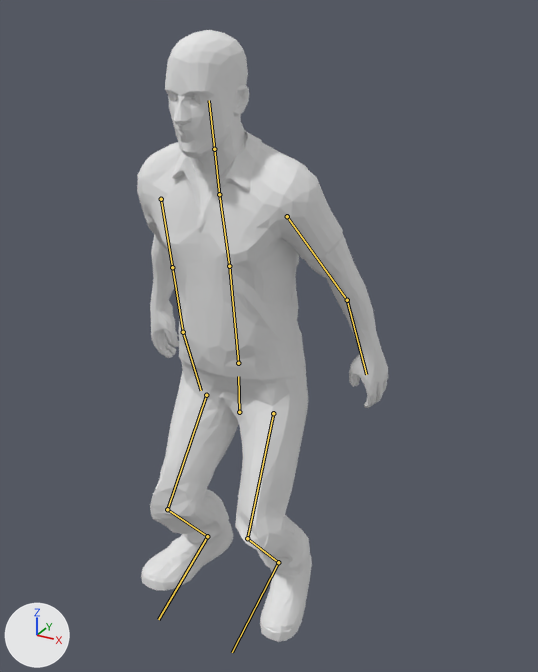
The glTF model site/oyun/assets/ismet-rigged.glb: old version first, new version second.
The view is the same before and after, from a camera (50 mm lens) standing at (0.563, -0.899, 0.45) and looking at (0.031, 0.068, -0.034). Every picture has the same lights, and +X, +Y and +Z are marked at lower left. The older version comes first. Both versions are drawn at frame 25 of the action 'JumpCycle'; the numbers are the values there. The bones that change, and the others that lie on the model, are drawn over the model as lines.

The first picture shows 'Ismet'.
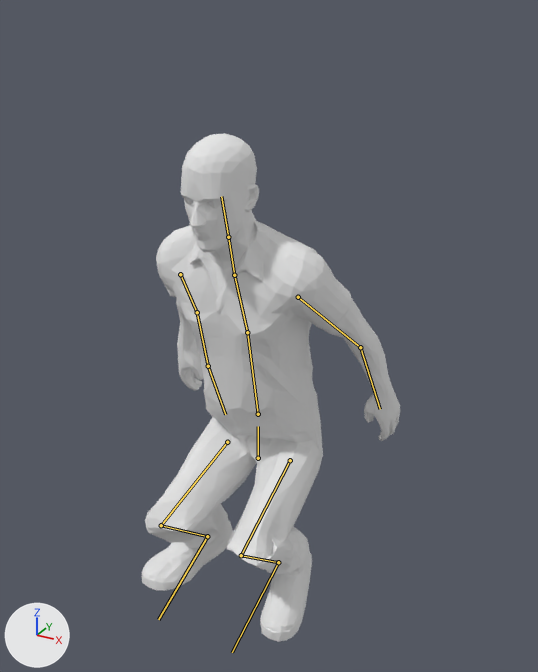
Diff of the bpy script that builds the scene:
```diff
--- a/site/oyun/assets/ismet-rigged.glb.py
+++ b/site/oyun/assets/ismet-rigged.glb.py
@@ bone_hips @@
 bone_hips = bpy.data.objects['IsmetRig'].pose.bones['hips']
-bone_hips.location = (0.0, -0.071, -0.024)
+bone_hips.location = (0.0, -0.196, -0.086)
@@ bone_spine @@
 bone_spine = bpy.data.objects['IsmetRig'].pose.bones['spine']  # child of 'hips'
-bone_spine.rotation_quaternion = (0.998, 0.06, 0.0, 0.0)  # degrees (7, 0, 0)
+bone_spine.rotation_quaternion = (0.995, 0.096, 0.0, 0.0)  # degrees (11, 0, 0)
@@ bone_chest @@
 bone_chest = bpy.data.objects['IsmetRig'].pose.bones['chest']  # child of 'spine'
-bone_chest.rotation_quaternion = (0.999, 0.04, 0.0, 0.0)  # degrees (5, 0, 0)
+bone_chest.rotation_quaternion = (0.998, 0.064, 0.0, 0.0)  # degrees (7, 0, 0)
@@ bone_neck @@
 bone_neck = bpy.data.objects['IsmetRig'].pose.bones['neck']  # child of 'chest'
-bone_neck.rotation_quaternion = (1.0, -0.025, 0.0, 0.0)  # degrees (-3, 0, 0)
+bone_neck.rotation_quaternion = (0.999, -0.04, 0.0, 0.0)  # degrees (-5, 0, 0)
@@ bone_upper_arm_l @@
 bone_upper_arm_l = bpy.data.objects['IsmetRig'].pose.bones['upper_arm.L']  # child of 'chest'
-bone_upper_arm_l.rotation_quaternion = (0.982, 0.171, 0.058, 0.055)  # degrees (20, 5, 7)
+bone_upper_arm_l.rotation_quaternion = (0.971, 0.215, 0.073, 0.07)  # degrees (26, 6, 10)
@@ bone_forearm_l @@
 bone_forearm_l = bpy.data.objects['IsmetRig'].pose.bones['forearm.L']  # child of 'upper_arm.L'
-bone_forearm_l.rotation_quaternion = (0.992, -0.122, -0.016, -0.016)  # degrees (-14, -2, -2)
+bone_forearm_l.rotation_quaternion = (0.98, -0.195, -0.026, -0.026)  # degrees (-22, -4, -2)
@@ bone_upper_arm_r @@
 bone_upper_arm_r = bpy.data.objects['IsmetRig'].pose.bones['upper_arm.R']  # child of 'chest'
-bone_upper_arm_r.rotation_quaternion = (0.982, 0.171, -0.058, -0.055)  # degrees (20, -5, -7)
+bone_upper_arm_r.rotation_quaternion = (0.971, 0.215, -0.073, -0.07)  # degrees (26, -6, -10)
@@ bone_forearm_r @@
 bone_forearm_r = bpy.data.objects['IsmetRig'].pose.bones['forearm.R']  # child of 'upper_arm.R'
-bone_forearm_r.rotation_quaternion = (0.992, -0.122, 0.016, 0.016)  # degrees (-14, 2, 2)
+bone_forearm_r.rotation_quaternion = (0.98, -0.195, 0.026, 0.026)  # degrees (-22, 4, 2)
@@ bone_thigh_l @@
 bone_thigh_l = bpy.data.objects['IsmetRig'].pose.bones['thigh.L']  # child of 'hips'
-bone_thigh_l.rotation_quaternion = (0.955, -0.294, -0.019, -0.019)  # degrees (-34, -3, -1)
+bone_thigh_l.rotation_quaternion = (0.802, -0.595, -0.039, -0.038)  # degrees (-73, -6, -1)
@@ bone_shin_l @@
 bone_shin_l = bpy.data.objects['IsmetRig'].pose.bones['shin.L']  # child of 'thigh.L'
-bone_shin_l.rotation_quaternion = (0.831, 0.556, -0.01, -0.009)  # degrees (68, 0, -1)
+bone_shin_l.rotation_quaternion = (0.532, 0.847, -0.015, -0.013)  # degrees (116, 0, -2)
@@ bone_foot_l @@
 bone_foot_l = bpy.data.objects['IsmetRig'].pose.bones['foot.L']  # child of 'shin.L'
-bone_foot_l.rotation_quaternion = (0.958, -0.286, 0.0, 0.0)  # degrees (-33, 0, 0)
+bone_foot_l.rotation_quaternion = (0.932, -0.362, 0.0, 0.0)  # degrees (-42, 0, 0)
@@ bone_thigh_r @@
 bone_thigh_r = bpy.data.objects['IsmetRig'].pose.bones['thigh.R']  # child of 'hips'
-bone_thigh_r.rotation_quaternion = (0.955, -0.294, 0.019, 0.019)  # degrees (-34, 3, 1)
+bone_thigh_r.rotation_quaternion = (0.802, -0.595, 0.039, 0.038)  # degrees (-73, 6, 1)
@@ bone_shin_r @@
 bone_shin_r = bpy.data.objects['IsmetRig'].pose.bones['shin.R']  # child of 'thigh.R'
-bone_shin_r.rotation_quaternion = (0.831, 0.556, 0.01, 0.009)  # degrees (68, 0, 1)
+bone_shin_r.rotation_quaternion = (0.532, 0.847, 0.015, 0.013)  # degrees (116, 0, 2)
@@ bone_foot_r @@
 bone_foot_r = bpy.data.objects['IsmetRig'].pose.bones['foot.R']  # child of 'shin.R'
-bone_foot_r.rotation_quaternion = (0.958, -0.286, 0.0, 0.0)  # degrees (-33, 0, 0)
+bone_foot_r.rotation_quaternion = (0.932, -0.362, 0.0, 0.0)  # degrees (-42, 0, 0)
```

What differs and where, as boxes [x1, y1, x2, y2] in the pictures (538 x 672 px):
'Ismet', posed (17% shorter)
    before: [137, 30, 388, 642]
    after: [141, 133, 400, 642]
bone 'hips', root to tip
    before: (239, 412) to (238, 376)
    after: (258, 458) to (258, 426)
bone 'spine', root to tip
    before: (238, 363) to (229, 266)
    after: (258, 414) to (247, 332)
bone 'chest', root to tip
    before: (229, 266) to (219, 194)
    after: (247, 332) to (234, 275)
bone 'neck', root to tip
    before: (219, 194) to (214, 149)
    after: (234, 275) to (228, 237)
bone 'upper_arm.L', root to tip
    before: (287, 216) to (347, 300)
    after: (298, 297) to (360, 347)
bone 'forearm.L', root to tip
    before: (347, 300) to (366, 374)
    after: (360, 347) to (380, 409)
bone 'upper_arm.R', root to tip
    before: (161, 199) to (172, 267)
    after: (180, 274) to (197, 312)
bone 'forearm.R', root to tip
    before: (172, 267) to (183, 332)
    after: (197, 312) to (208, 366)
bone 'thigh.L', root to tip
    before: (273, 413) to (247, 538)
    after: (290, 460) to (241, 555)
bone 'shin.L', root to tip
    before: (247, 538) to (278, 562)
    after: (241, 555) to (278, 562)
bone 'thigh.R', root to tip
    before: (206, 395) to (167, 509)
    after: (227, 442) to (161, 525)
bone 'shin.R', root to tip
    before: (167, 509) to (207, 536)
    after: (161, 525) to (207, 536)
